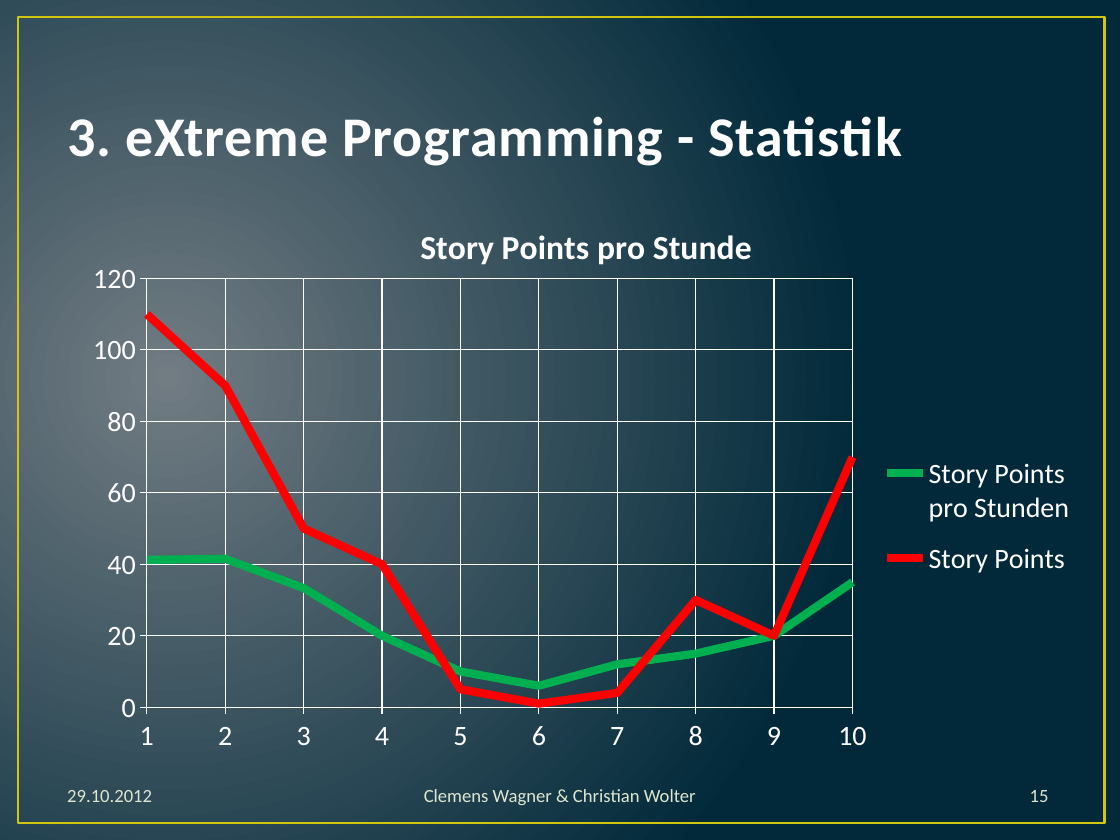
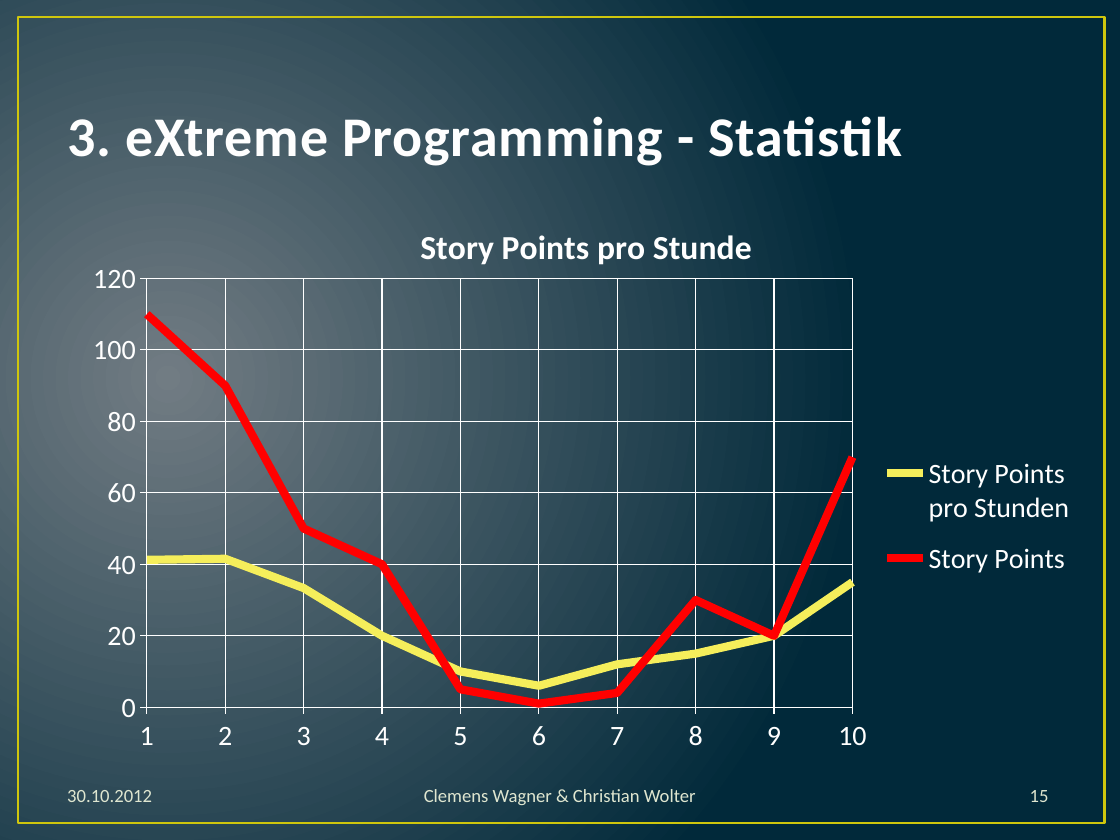
Before and after one commit to dev693/ants, a slide deck: slide 15 of Ants/src/doku/präsentation.pptx. Drawn at 1120x840 pixels with LibreOffice and Linux fonts; fonts in the diff are those of the drawing. Boxes give left, top, right and bottom in pixels: in the first picture for what was removed or moved away, otherwise in the second. Text is boxed around its words. In the diff, an @@ line names an element or a change of style, - is before the commit and + after.

Commit message:
farbe statistik geändert

```diff
--- a/Ants/src/doku/präsentation.pptx
+++ b/Ants/src/doku/präsentation.pptx
@@ line chart at (75, 199, 1098, 764) @@
@@ colour of Story Points pro Stunden #00B050 to #F5EE5B @@
@@ text at (67, 790, 152, 802): text changed @@
-29.10.2012
+30.10.2012
```
Also in this commit, not shown: 22 other slides changed, 1 other file.
